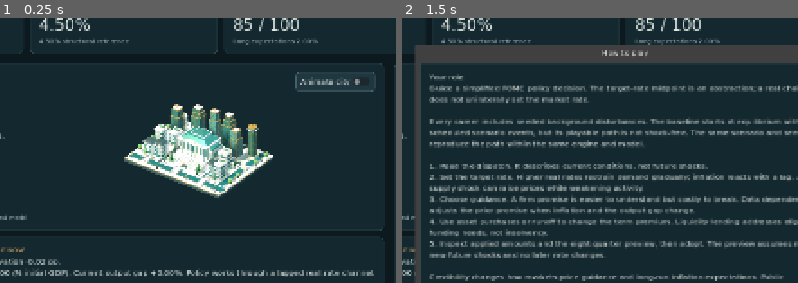
Above: before the commit, frames 1-2 (left to right).
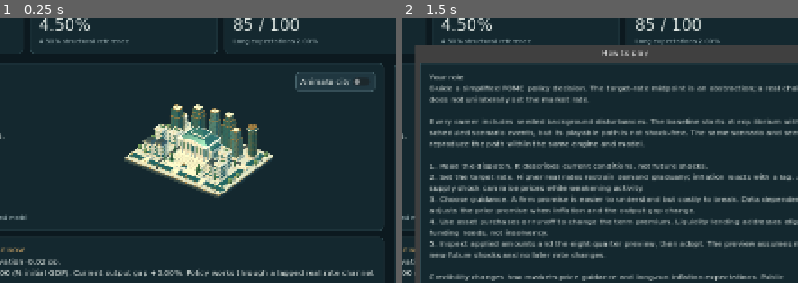
Above: after the commit, the same moments.

Repository: ihearttokyo/fed-chairman-game
Game: Godot game, scene res://main.tscn
Two runs of this game, one before a commit and one after it. Both use one fixed random seed, a clock stepped at 60 frames per second and the inputs below.
Inputs:
- Up to frame 1 (0.25 s): no input
- Up to frame 2 (1.5 s): click "How to play" at 0.5 s; click "Animate city" at 1.25 s
The pictures show only the part of the screen within x 21-71%, y 14-64%; the shares and areas given below are measured in that part.

The runs differ from the first frame. In frame 1, 5.7% of the frame differs, in the area x 31-69%, y 32-68%; in frame 2, nothing differs.

Commit message:
perf: render the motionless policy city once

Diff:
--- a/game/play/main.gd
+++ b/game/play/main.gd
@@ -201,7 +201,6 @@
 	title.size_flags_horizontal = Control.SIZE_EXPAND_FILL
 	var motion := CheckButton.new()
 	motion.text = "Animate city"
-	motion.toggled.connect(func(enabled: bool): reduced_motion = not enabled)
 	top.add_child(motion)
 	var scene_row := HBoxContainer.new()
 	box.add_child(scene_row)
@@ -224,7 +223,6 @@
 	viewport.size = Vector2i(750, 215)
 	viewport.msaa_3d = Viewport.MSAA_4X
 	viewport.transparent_bg = true
-	viewport.render_target_update_mode = SubViewport.UPDATE_ALWAYS
 	container.add_child(viewport)
 	var world := Node3D.new()
 	viewport.add_child(world)
@@ -255,6 +253,15 @@
 	environment.environment.ambient_light_color = Color("b8d7db")
 	environment.environment.ambient_light_energy = 0.6
 	world.add_child(environment)
+	var redraw := func():
+		viewport.render_target_update_mode = (SubViewport.UPDATE_ONCE if reduced_motion else SubViewport.UPDATE_ALWAYS) if container.is_visible_in_tree() else SubViewport.UPDATE_DISABLED
+	viewport.size_changed.connect(redraw)
+	# The container resets the native mode after its visibility signal.
+	container.visibility_changed.connect(redraw, CONNECT_DEFERRED)
+	motion.toggled.connect(func(enabled: bool):
+		reduced_motion = not enabled
+		redraw.call())
+	redraw.call()
 	_label(box, "Original Blender miniature · illustrative city, not a regional model", 10, MUTED)
 
 func _spin(parent: Node, title: String, low: float, high: float, step_size: float, tip: String) -> SpinBox:
--- a/game/tests/ui_test.gd
+++ b/game/tests/ui_test.gd
@@ -341,6 +341,45 @@
 				count += 1
 	print("CITY_FRAME size=", camera.size, " viewport=", viewport.size, " min=", minimum, " max=", maximum, " vertices=", count)
 	check(count > 0 and minimum.x >= 0 and minimum.y >= 0 and maximum.x <= viewport.size.x and maximum.y <= viewport.size.y, "complete native city fits the camera through every rotation")
+func check_city_redraw(game: Control, viewport: SubViewport) -> void:
+	var motion: CheckButton
+	for button in game.find_children("*", "CheckButton", true, false):
+		if button.text == "Animate city":
+			motion = button
+	check(motion != null, "city motion remains an explicit control")
+	if motion == null:
+		return
+	check(game.reduced_motion and viewport.render_target_update_mode == SubViewport.UPDATE_ONCE, "static city requests one native render, not perpetual redraw")
+	var rotation: float = game.city.rotation.y
+	game._process(1.0)
+	check(game.city.rotation.y == rotation, "static city keeps its orientation")
+	motion.button_pressed = true
+	check(not game.reduced_motion and viewport.render_target_update_mode == SubViewport.UPDATE_ALWAYS, "enabled motion restores continuous native rendering")
+	game._process(1.0)
+	check(is_equal_approx(game.city.rotation.y, rotation + 0.025), "animation retains its existing speed")
+	motion.button_pressed = false
+	check(game.reduced_motion and viewport.render_target_update_mode == SubViewport.UPDATE_ONCE, "disabling motion rearms its final static frame")
+	var container: SubViewportContainer = viewport.get_parent()
+	viewport.render_target_update_mode = SubViewport.UPDATE_DISABLED
+	viewport.size_changed.emit()
+	check(viewport.render_target_update_mode == SubViewport.UPDATE_ONCE, "native size notification rearms static texture")
+	var original_size := viewport.size
+	container.stretch_shrink = 2
+	check(viewport.size == original_size / 2 and viewport.render_target_update_mode == SubViewport.UPDATE_ONCE, "real native size change requests a new static frame")
+	container.stretch_shrink = 1
+	check(viewport.size == original_size and viewport.render_target_update_mode == SubViewport.UPDATE_ONCE, "restored native size rearms the full-quality city")
+	container.hide()
+	check(viewport.render_target_update_mode == SubViewport.UPDATE_DISABLED, "hidden city does not request a redraw")
+	container.show()
+	await process_frame
+	check(viewport.render_target_update_mode == SubViewport.UPDATE_ONCE, "visible static city overrides container's continuous-mode reset")
+	motion.button_pressed = true
+	container.hide()
+	container.show()
+	await process_frame
+	check(viewport.render_target_update_mode == SubViewport.UPDATE_ALWAYS, "visible animated city continues after visibility change")
+	motion.button_pressed = false
+	game.city.rotation.y = rotation
 func run() -> void:
 	var game = load("res://main.tscn").instantiate()
 	root.add_child(game)
@@ -349,6 +388,7 @@
 	check(city_viewports.size() == 1 and city_viewports[0].msaa_3d == Viewport.MSAA_4X, "miniature city uses bounded four-sample native edge antialiasing")
 	if city_viewports.size() == 1:
 		check_city_framing(game, city_viewports[0])
+		await check_city_redraw(game, city_viewports[0])
 	if OS.get_cmdline_user_args().has("--city-only"):
 		if failures == 0:
 			print("PASS: native miniature antialiasing")
Not shown, changed: game/README.md
